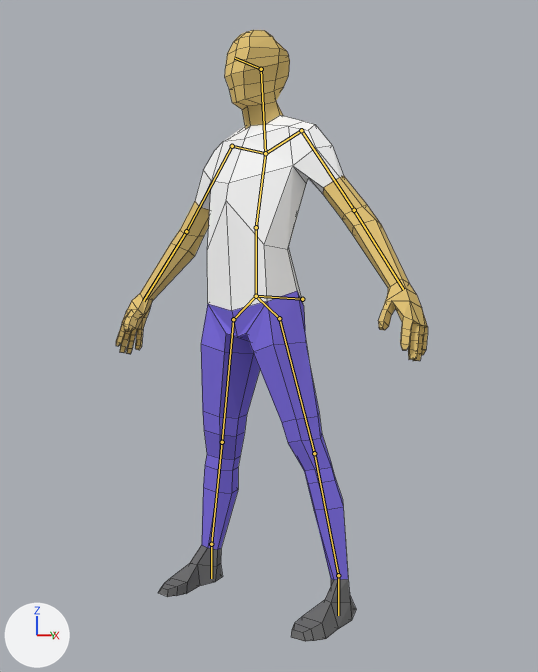
Before and after pictures for a commit that changed the Blender file Assets/Models/citizen.blend.
Both versions are drawn from a 50 mm camera at (6.39, -7.39, 3.49) aimed at (0.2, 0.03, 3.48). Every picture has the same lights, and +X, +Y and +Z are marked at lower left. The bones that bend it are drawn over the model as lines. Mesh edges are drawn as thin lines.
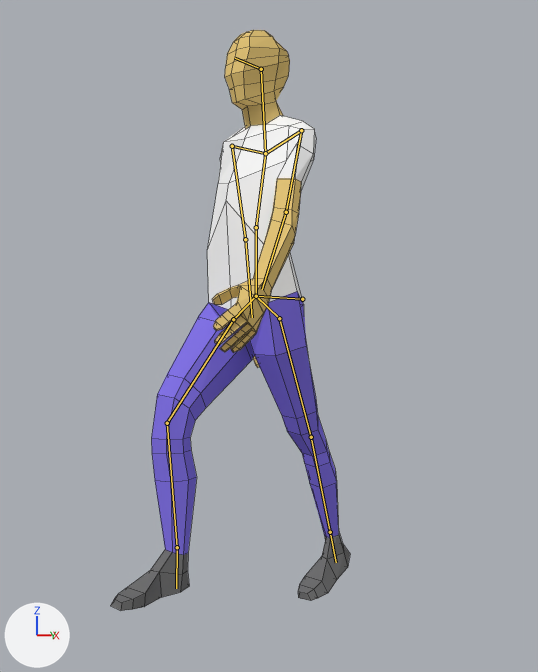
The newer file adds an action. The first version stands in its rest pose; the second is drawn at frame 0 of the action 'walk'.

Where the change shows, as pixel boxes (x1, y1, x2, y2) in the pictures (538 x 672 px):
'Cube', posed (23% narrower)
    before: (116, 30, 428, 642)
    after: (111, 30, 350, 611)
bone 'left_arm', root to tip
    before: (301, 130) to (354, 210)
    after: (301, 130) to (286, 212)
bone 'right_arm', root to tip
    before: (232, 146) to (186, 231)
    after: (232, 146) to (245, 239)
bone 'right_thigh', root to tip
    before: (233, 319) to (222, 442)
    after: (233, 319) to (167, 423)
bone 'right_calf', root to tip
    before: (222, 442) to (211, 544)
    after: (167, 423) to (177, 547)
bone 'right_foot', root to tip
    before: (211, 544) to (211, 578)
    after: (177, 547) to (176, 588)
bone 'left_thigh', root to tip
    before: (279, 318) to (314, 453)
    after: (279, 318) to (311, 437)
bone 'left_foot', root to tip
    before: (338, 575) to (338, 615)
    after: (330, 532) to (336, 562)

The change in detail:
Bone 'left_arm' (bone_left_arm) turns from (0, 0, 0) to (-20, -17, -25) degrees about its own x, y and z.
Bone 'right_arm' (bone_right_arm) turns from (0, 0, 0) to (-20, -18, -24) degrees about its own x, y and z.
Bone 'right_thigh' (bone_right_thigh) turns from (0, 0, 0) to (-10, 9, 49) degrees about its own x, y and z.
Bone 'right_calf' (bone_right_calf) turns from (0, 0, 0) to (-1, 2, -50) degrees about its own x, y and z.
Bone 'right_foot' (bone_right_foot) turns from (0, 0, 0) to (0, 0, 15) degrees about its own x, y and z.
Bone 'left_thigh' (bone_left_thigh) turns from (0, 0, 0) to (-14, 4, 18) degrees about its own x, y and z.
Bone 'left_foot' (bone_left_foot) turns from (0, 0, 0) to (0, 0, -15) degrees about its own x, y and z.
